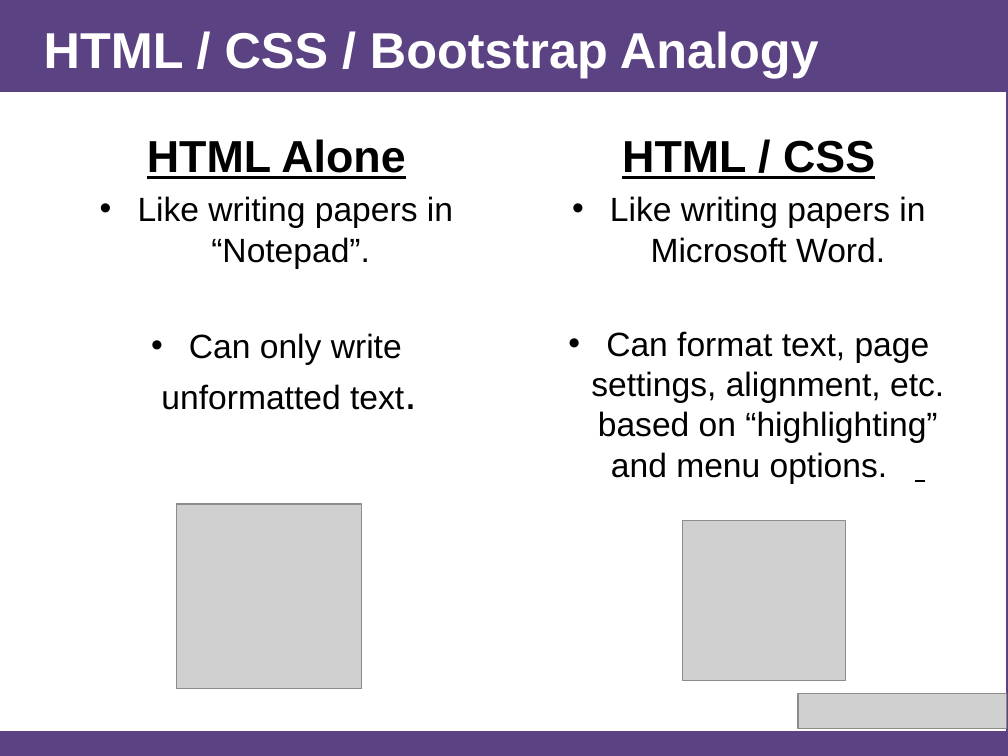
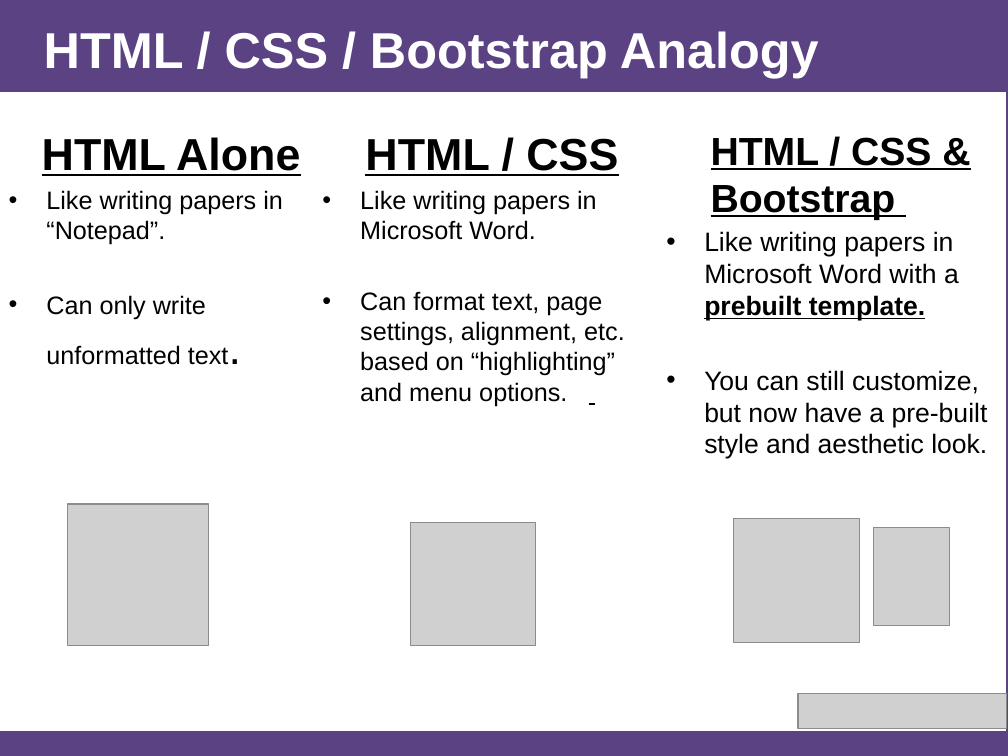
Before and after one commit to afhaque/Rice-DevChats-Bootstrap, a slide deck: slide 26 of slides/AHaque_Bootstrap-Presentation_1-24-15.pptx (slide 23 before the commit). Drawn at 1008x756 pixels with LibreOffice and Linux fonts; fonts in the diff are those of the drawing; grey boxes stand for pictures. Boxes give left, top, right and bottom in pixels: in the first picture for what was removed or moved away, otherwise in the second. Text is boxed around its words. In the diff, an @@ line names an element or a change of style, - is before the commit and + after.

Commit message:
Added "Post-Bootstrap" example to slides.

```diff
--- a/slides/AHaque_Bootstrap-Presentation_1-24-15.pptx
+++ b/slides/AHaque_Bootstrap-Presentation_1-24-15.pptx
@@ text "HTML Alone": place and size @@
-text "HTML Alone" at <box>138,139,453,410</box>
+text "HTML Alone" at <box>46,190,283,365</box>
@@ text "HTML / CSS": place and size @@
-text "HTML / CSS" at <box>591,140,944,484</box>
+text "HTML / CSS" at <box>360,138,625,406</box>
@@ text added at <box>704,137,988,459</box>, 19 pt, text #000000 @@
+  HTML / CSS & Bootstrap
+• Like writing papers in Microsoft Word with a prebuilt template.
+• You can still customize, but now have a pre-built style and aesthetic look.
@@ text at <box>46,190,283,365</box>: size 24 to 18 pt in "Like writing papers in “Notepad”.", "Can only write unformatted text."; alignment centre to left; less space between paragraphs @@
@@ text at <box>360,190,625,406</box>: size 24 to 18 pt; alignment centre to left; less space between paragraphs @@
@@ picture: place and size @@
-picture at <box>176,504,361,688</box>
+picture at <box>68,504,209,645</box>
@@ picture: place and size @@
-picture at <box>682,521,845,680</box>
+picture at <box>411,522,536,645</box>
@@ picture added at <box>734,518,860,642</box> @@
@@ picture added at <box>874,527,950,625</box> @@
```
Also in this commit, not shown: 2 other slides changed, 4 slides added, 2 slides removed, 1 other file.
